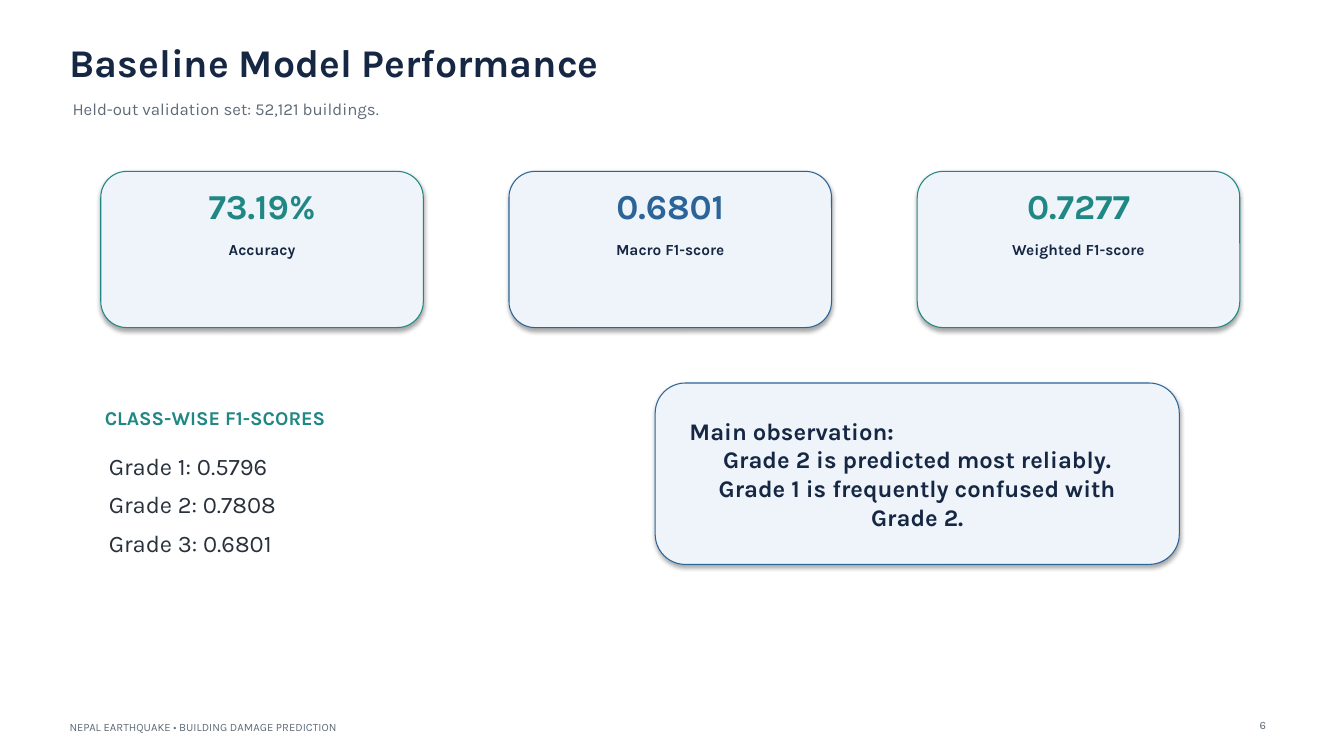
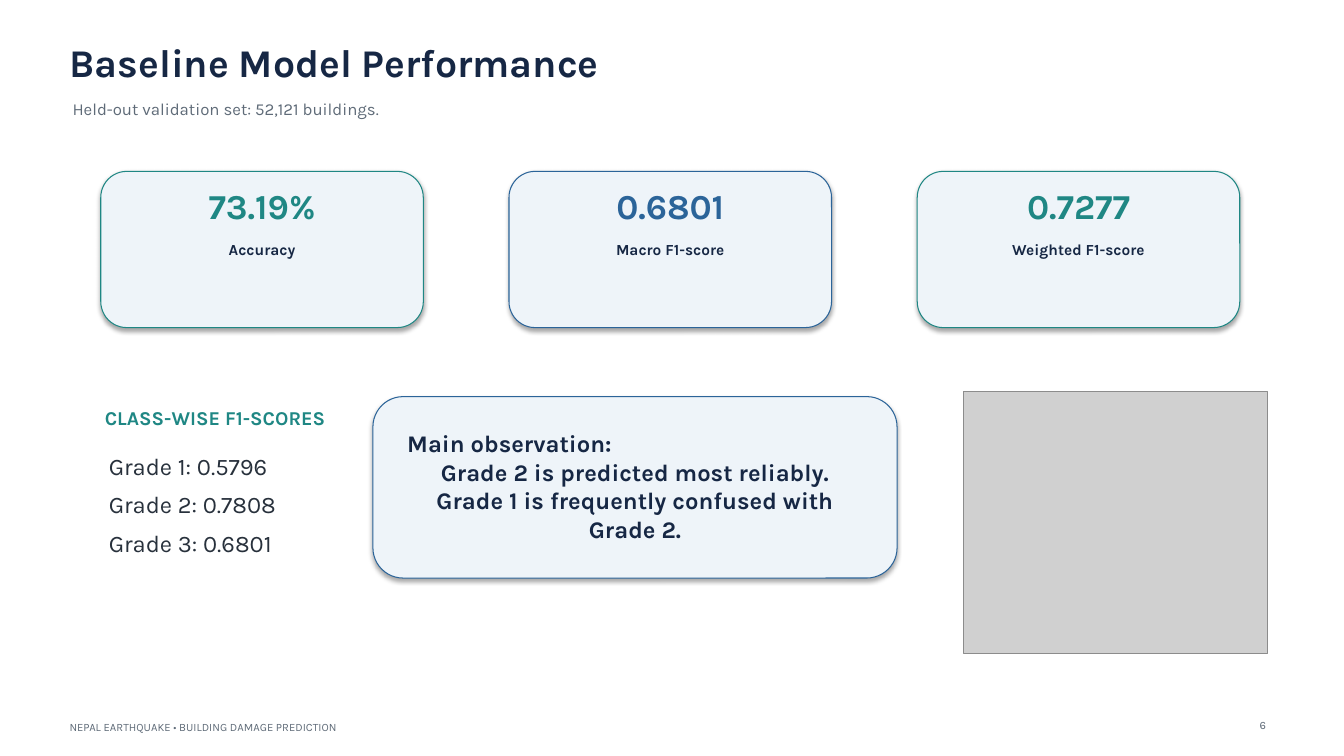
Before and after one commit to GGO4411/ML_Miniproject, a slide deck: slide 6 of Presentation.pptx. Drawn at 1344x756 pixels with LibreOffice and Linux fonts; fonts in the diff are those of the drawing; grey boxes stand for pictures. Boxes give left, top, right and bottom in pixels: in the first picture for what was removed or moved away, otherwise in the second. Text is boxed around its words. In the diff, an @@ line names an element or a change of style, - is before the commit and + after.

```diff
--- a/Presentation.pptx
+++ b/Presentation.pptx
@@ rounded rectangle moved from (x1=655, y1=383, x2=1180, y2=565) to (x1=373, y1=397, x2=897, y2=579) @@
@@ picture added at (x1=964, y1=391, x2=1267, y2=653) @@
@@ text "Main observation: Grade 2 is ..." moved from (x1=689, y1=423, x2=1115, y2=527) to (x1=407, y1=435, x2=833, y2=539) @@
```
Also in this commit, not shown: 3 other slides changed, 2 slides added.
